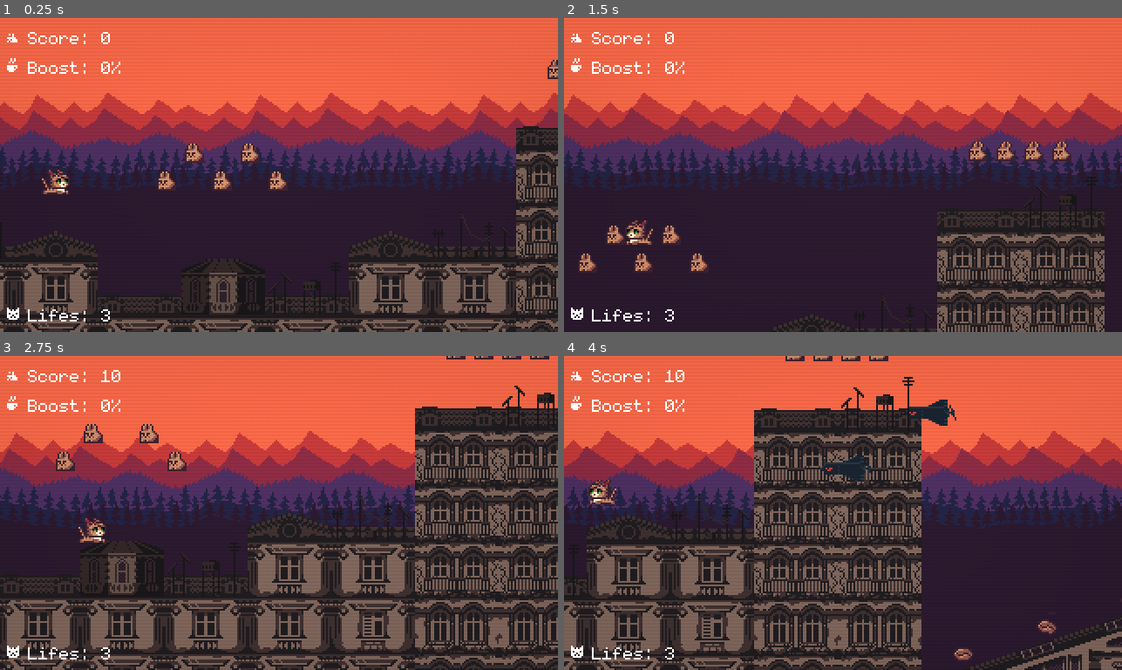
Above: before the commit, frames 1-4 (two rows, left to right).
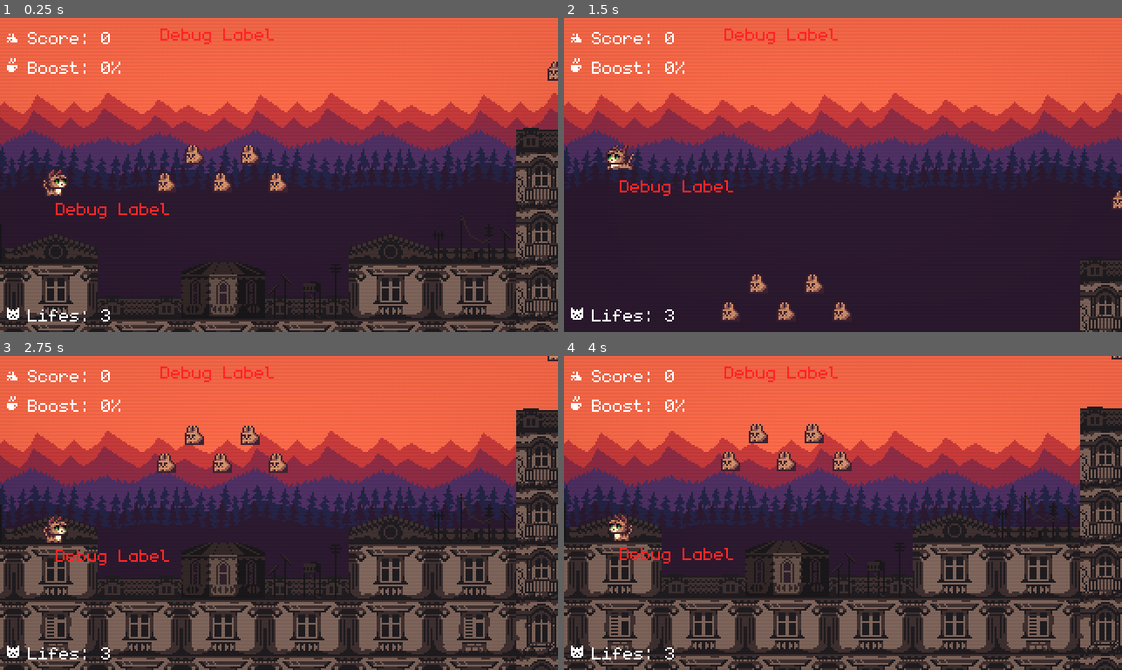
Above: after the commit, the same moments.

Repository: darkgraycat/marcy-runner-gd
Game: Godot game, scene res://autoload/main.tscn
Same seed, same stepped clock (60 frames per second), same inputs: the game is played once before the commit and once after it.
Inputs:
- Up to frame 1 (0.25 s): no input
- Up to frame 2 (1.5 s): tap Enter (debug_action) at 0.5 s; hold W (move_right) 0.53-1.28 s; hold Space (jump) 0.53-1.28 s; hold Q (move_left) from 1.28 s (still down); tap Space (jump) at 1.35 s
- Up to frame 3 (2.75 s): tap Space (jump) at 1.52, 1.82 s; release Q (move_left) at 2.03 s; hold W (move_right) from 2.03 s (still down); hold Space (jump) from 2.03 s (still down)
- Up to frame 4 (4 s): release Space (jump) at 2.78 s; tap Space (jump) at 2.85, 3.02, 3.32 s; release W (move_right) at 3.53 s; hold Q (move_left) from 3.53 s (still down); hold Space (jump) from 3.53 s (still down)

The runs differ from the first frame. In frame 1, 10% of the frame differs, in the area x 0-100%, y 3-100%; in frame 2, 16%; in frame 3, 44%, in the area x 0-100%, y 0-100%; in frame 4, 43%.

Commit message:
: continue simplification

Diff:
--- a/autoload/events.gd
+++ b/autoload/events.gd
@@ -2,8 +2,8 @@
 extends Node
 
 # System events
-signal debug_message(message: String, channel: int)
-func emit_debug_message(message: String, channel: int = 0) -> void: debug_message.emit(message, channel)
+signal global_event(message: String, tag: String)
+func emit(message: String, tag: String = "default") -> void: global_event.emit(message, tag)
 
 # Player events
 signal player_attr_updated(key: String, value: float)
@@ -20,17 +20,6 @@
 func emit_update_ui() -> void: update_ui.emit()
 
 
-
-
-
-
-
-
-
-
-
-
-
 # TODO: deprecate
 signal effects_updated(status_effect_component: StatusEffectComponent)
 # TODO: deprecate
--- a/autoload/global.gd
+++ b/autoload/global.gd
@@ -18,7 +18,7 @@
 const GROUP_NAME_ITEMS: StringName = "Items"
 const GROUP_NAME_ENEMIES: StringName = "Enemies"
 
-var DEBUG: bool = false
+var DEBUG: bool = true
 
 
 func _unhandled_input(event: InputEvent) -> void:
--- /dev/null
+++ b/components/attributes.gd
@@ -0,0 +1,37 @@
+class_name Attributes extends Node
+
+signal changed(key: String, value: float)
+signal switched(key: String, value: bool)
+
+@export var attributes: AttributesResource
+
+func _ready() -> void:
+	assert(attributes, "AttributesResource is not defined")
+	attributes._init()
+
+func getv(key: String) -> float:
+	return attributes.values[key]
+
+func setv(key: String, value: float) -> void:
+	attributes.values[key] = value
+	changed.emit(key, value)
+
+func addv(key: String, value: float) -> void:
+	setv(key, attributes.values[key] + value)
+
+func geti(key: String) -> int:
+	return int(attributes.values[key])
+
+func seti(key: String, value: int) -> void:
+	attributes.values[key] = float(value)
+	changed.emit(key, value)
+
+func addi(key: String, value: int) -> void:
+	seti(key, int(attributes.values[key] + value))
+
+func enabled(key: String) -> bool:
+	return getv(key) > 0
+
+func switch(key: String, value: bool) -> void:
+	attributes.values[key] = 1 if value else 0
+	switched.emit(key, value)
--- /dev/null
+++ b/components/attributes.resource.gd
@@ -0,0 +1,10 @@
+@abstract
+class_name AttributesResource extends Resource
+
+var values: Dictionary[String, float]
+
+func _init() -> void:
+	values = get_attributes()
+
+@abstract
+func get_attributes() -> Dictionary[String, float]
--- a/components/c_attributes.resource/attr.player.resource.gd
+++ b/components/c_attributes.resource/attr.player.resource.gd
@@ -1,21 +1,23 @@
-class_name AttrPlayer extends CAttributesResource
+class_name AttrPlayer extends AttributesResource
 
 const Key = {
 	Health = "Health",
-	Invincible = "Invincible",
 	Acceleration = "Acceleration",
 	MoveVelocity = "MoveVelocity",
 	JumpVelocity = "JumpVelocity",
-	JumpsAmount = "JumpsAmount"
+	JumpsAmount = "JumpsAmount",
+	Invincible = "Invincible",
+	BodyWeight = "BodyWeight",
 }
 
 @export var attributes: Dictionary[String, float] = {
-	Key.Health: 9.0,
+	Key.Health: 9,
 	Key.Acceleration: 5.0,
-	Key.MoveVelocity: 100.0,
-	Key.JumpVelocity: 250.0,
+	Key.MoveVelocity: 100,
+	Key.JumpVelocity: 250,
 	Key.JumpsAmount: 1,
-	Key.Invincible: 1
+	Key.Invincible: 0,
+	Key.BodyWeight: 1.25,
 }
 
 func get_attributes() -> Dictionary[String, float]: return attributes
--- a/components/c_gravity.gd
+++ b/components/c_gravity.gd
@@ -1,21 +1,32 @@
 class_name CGravity extends Node
 
 @export var body: CharacterBody2D
-@export var weight: float = 1.0:
-	set(v): weight = v; gravity_force = v * Globals.GRAVITY
+@export var weight := 1.0:
+	set(v): weight = v; _gravity_force = v * Globals.GRAVITY
 
-var gravity_force: float
+var _gravity_force := 0.0
+var _is_running := false
 
 
 func _ready() -> void:
 	assert(body, "CharacterBody2D is not defined")
-	gravity_force = weight * Globals.GRAVITY
+	_gravity_force = weight * Globals.GRAVITY
+
 
 
 func apply_gravity(delta: float) -> void:
 	if !body.is_on_floor():
-		body.velocity.y += gravity_force * delta
+		body.velocity.y += _gravity_force * delta
 
 
 func is_falling() -> bool:
 	return  !body.is_on_floor() && body.velocity.y > 0
+
+
+func _update_velocity() -> void:
+	_is_running = true
+	while body.velocity.y > 0 && !body.is_on_floor():
+		body.velocity.y += _gravity_force * get_physics_process_delta_time()
+		await get_tree().physics_frame
+
+	_is_running = false
--- a/components/c_jumping.gd
+++ b/components/c_jumping.gd
@@ -1,7 +1,7 @@
 class_name CJumping extends Node
 
 @export var body: CharacterBody2D
-@export var jumps_max: int = 1
+@export var jumps_max: int = 10
 @export var jump_force: float = 250.0
 
 var is_jumping: bool = false
@@ -13,10 +13,15 @@
 
 func jump() -> bool:
 	if is_jumping || jumps_left <= 0: return false
-	body.velocity.y = -jump_force
+	body.velocity.y = -jump_force * 5
 	jumps_left -= 1
 	is_jumping = true
 	return is_jumping
 
 func stop() -> void:
+	is_jumping = false
+
+	if body.velocity.y < 0:
+		body.velocity.y /= 2
+
 	pass
--- /dev/null
+++ b/components/gravity.gd
@@ -0,0 +1,22 @@
+class_name Gravity extends Node
+
+signal landed()
+
+@export var body: CharacterBody2D
+@export var weight := 1.0:
+	set(v): weight = v; gravity_force = v * Globals.GRAVITY
+
+var gravity_force := 0.0
+var is_on_ground := false
+
+func _ready() -> void:
+	assert(body, "CharacterBody2D is not defined")
+	gravity_force = weight * Globals.GRAVITY
+
+func _physics_process(delta: float) -> void:
+	if body.is_on_floor():
+		if !is_on_ground: landed.emit()
+		is_on_ground = true
+	else:
+		body.velocity.y += gravity_force * delta
+		is_on_ground = false
--- /dev/null
+++ b/components/health.gd
@@ -0,0 +1,21 @@
+class_name Health extends Node
+
+signal died()
+signal changed(amount: float, health: float)
+
+@export var maximum_health := 10.0
+
+var current_health := 3.0
+
+func _ready() -> void:
+	current_health = maximum_health
+
+func damage(amount: float) -> void:
+	current_health = max(current_health - amount, 0)
+	changed.emit(amount, current_health)
+	if current_health <= 0:
+		died.emit()
+
+func heal(amount: float) -> void:
+	current_health = min(current_health + amount, maximum_health)
+	changed.emit(amount, current_health)
--- a/components/health/health.component.gd
+++ b/components/health/health.component.gd
@@ -17,7 +17,7 @@
 
 
 func _process(_delta: float) -> void:
-	Events.emit_debug_message("INV_TIME: %s" % ceil(get_invincibility_time_sec()), 999)
+	pass
 
 
 func set_health(value: float) -> void:
--- /dev/null
+++ b/components/jumping.gd
@@ -0,0 +1,27 @@
+class_name Jumping extends Node
+
+@export var body: CharacterBody2D
+@export var maximum_jumps := 1
+@export var target_force := 250.0
+
+var jump_in_progress := false
+var jumps_remaining := 1
+
+func _ready() -> void:
+	assert(body, "CharacterBody2D is not defined")
+
+func jump() -> void:
+	if jumps_remaining > 0:
+		body.velocity.y = -target_force
+		jumps_remaining -= 1
+		jump_in_progress = true
+
+func stop() -> void:
+	if jump_in_progress && body.velocity.y < 0:
+		body.velocity.y /= 2
+		jump_in_progress = false
+
+func _physics_process(_delta: float) -> void:
+	if body.is_on_floor():
+		jumps_remaining = maximum_jumps
+		jump_in_progress = false
--- /dev/null
+++ b/components/movement.gd
@@ -0,0 +1,23 @@
+class_name Movement extends Node
+
+@export var body: CharacterBody2D
+@export var acceleration := 5.0
+@export var target_speed := 100.0
+
+var target_velocity := 0.0
+
+func _ready() -> void:
+	assert(body, "CharacterBody2D is not defined")
+
+func move(direction: float) -> void:
+	target_velocity = direction * target_speed
+
+func stop() -> void:
+	move(0.0)
+
+func _physics_process(delta: float) -> void:
+	body.velocity.x = lerp(
+		body.velocity.x,
+		target_velocity,
+		1.0 - exp(-acceleration * delta)
+	)
--- a/scenes/entities/enemy/drone.enemy.tscn
+++ b/scenes/entities/enemy/drone.enemy.tscn
@@ -126,4 +126,4 @@
 shape = SubResource("RectangleShape2D_y7108")
 
 [node name="DebugLabel" parent="." instance=ExtResource("6_5pdap")]
-channel = 13
+tag_postfix = "enemy_drone"
--- a/scenes/entities/player/player.gd
+++ b/scenes/entities/player/player.gd
@@ -5,14 +5,12 @@
 @onready var sprite_2d: Sprite2D = $Sprite2D
 @onready var animation_player: AnimationPlayer = $AnimationPlayer
 @onready var collision_shape_2d: CollisionShape2D = $CollisionShape2D
-@onready var health_component: HealthComponent = $HealthComponent
-@onready var jumping_component: JumpingComponent = $JumpingComponent
-@onready var status_effect_component: StatusEffectComponent = $StatusEffectComponent
 
-@onready var c_attributes: CAttributes = $Components/CAttributes
-@onready var c_velocity: CVelocity = $Components/CVelocity
-@onready var c_jumping: CJumping = $Components/CJumping
-@onready var c_gravity: CGravity = $Components/CGravity
+@onready var movement: Movement = $Components/Movement
+@onready var jumping: Jumping = $Components/Jumping
+@onready var gravity: Gravity = $Components/Gravity
+@onready var health: Health = $Components/Health
+@onready var attributes: Attributes = $Components/Attributes
 
 enum State {Idle, Move, Jump, Die, Oiia}
 const RAINBOW_MATERIAL = preload("res://scenes/entities/player/rainbow_material.tres")
@@ -25,49 +23,47 @@
 
 
 func _ready() -> void:
-	c_velocity.target_speed = c_attributes.getv(AttrPlayer.Key.MoveVelocity)
-	c_velocity.acceleration = c_attributes.getv(AttrPlayer.Key.Acceleration)
-	c_jumping.jump_force = c_attributes.getv(AttrPlayer.Key.JumpVelocity)
-	c_jumping.jumps_max = c_attributes.geti(AttrPlayer.Key.JumpsAmount)
+	movement.target_speed = attributes.getv(AttrPlayer.Key.MoveVelocity)
+	movement.acceleration = attributes.getv(AttrPlayer.Key.Acceleration)
+	gravity.weight = attributes.getv(AttrPlayer.Key.BodyWeight)
+	health.maximum_health = attributes.getv(AttrPlayer.Key.Health)
+	jumping.target_force = attributes.getv(AttrPlayer.Key.JumpVelocity)
+	jumping.maximum_jumps = attributes.geti(AttrPlayer.Key.JumpsAmount)
+	gravity.landed.connect(func() -> void:
+		print("Landed")
+		animation_player.play(&"idle")
+	)
 
-	jumping_component.target_force = c_attributes.getv(AttrPlayer.Key.JumpVelocity)
-
-	health_component.health = c_attributes.getv(AttrPlayer.Key.Health)
-
-	health_component.died.connect(func() -> void:
+	health.died.connect(func() -> void:
 		die.call_deferred())
-	health_component.health_changed.connect(func(health: float) -> void:
-		c_attributes.setv(AttrPlayer.Key.Health, health)
+	health.changed.connect(func(health: float) -> void:
+		attributes.setv(AttrPlayer.Key.Health, health)
 		Events.emit_player_attr_updated(AttrPlayer.Key.Health, health))
 
-	c_attributes.changed.connect(Events.emit_player_attr_updated)
+	attributes.changed.connect(Events.emit_player_attr_updated)
 
-	c_controller.jump_started.connect(c_jumping.jump)
-	c_controller.jump_stopped.connect(c_jumping.stop)
-	c_controller.move_started.connect(c_velocity.move)
-	c_controller.move_stopped.connect(c_velocity.stop)
+	c_controller.jump_started.connect(func() -> void:
+		jumping.jump()
+		if is_on_floor(): animation_player.play(&"jump"))
 
-	# to deprecate
-	status_effect_component.status_effect_applied.connect(_on_status_effect_component_status_effect_changed.bind(true))
-	status_effect_component.status_effect_destroyed.connect(_on_status_effect_component_status_effect_changed.bind(false))
+	c_controller.jump_stopped.connect(func() -> void:
+		jumping.stop()
+		if !is_on_floor():
+			# TODO: add fall animation
+			animation_player.play(&"jump"))
+
+	c_controller.move_started.connect(func(direction: float) -> void:
+		movement.move(direction)
+		sprite_2d.flip_h = direction < 0
+		if is_on_floor(): animation_player.play(&"walk"))
+
+	c_controller.move_stopped.connect(func() -> void:
+		movement.stop()
+		if is_on_floor(): animation_player.play(&"idle"))
 
 
-func _physics_process(delta: float) -> void:
-	# input_move = 1 # NOTE: make player always run
-	# movement_component.direction = input_move
-	# movement.direction = input_move
-	# movement.accelerate(input_move, delta).move()
-	c_gravity.apply_gravity(delta)
-
-	jumping_component.jumping = input_jump
-
+func _physics_process(_delta: float) -> void:
 	move_and_slide()
-
-	if input_move:
-		sprite_2d.flip_h = input_move < 0
-
-	state = next_state()
-	Events.emit_debug_message("Xvel %.1f" % velocity.x)
 
 
 func set_state(new_state: State) -> void:
@@ -86,7 +82,8 @@
 		return State.Oiia
 	if !is_on_floor():
 		return State.Jump
-	elif abs(c_velocity._target_velocity) > 0.5:
+	#elif abs(c_velocity._target_velocity) > 0.5:
+	elif abs(movement.target_velocity) > 0.5:
 		return State.Move
 	else:
 		return State.Idle
@@ -102,7 +99,8 @@
 func die() -> void:
 	set_physics_process(false)
 	# movement_component.set_physics_process(false)
-	c_velocity.set_physics_process(false)
+	# c_velocity.set_physics_process(false)
+	movement.set_physics_process(false)
 
 	collision_shape_2d.disabled = true
 	animation_player.play("die")
@@ -114,11 +112,12 @@
 	global_position = spawn_point
 	set_physics_process(true)
 	# movement_component.set_physics_process(true)
-	c_velocity.set_physics_process(true)
+	#c_velocity.set_physics_process(true)
+	movement.set_physics_process(false)
 	collision_shape_2d.disabled = false
 	velocity = Vector2.ZERO
 	state = State.Idle
-	status_effect_component.destroy_all_status_effects()
+	#status_effect_component.destroy_all_status_effects()
 	animation_player.play("RESET")
 	Events.emit_player_spawned(spawn_point)
 
@@ -134,4 +133,4 @@
 func _on_status_effect_component_status_effect_changed(status_effect: StatusEffectResource, is_applied: bool) -> void:
 	match status_effect.name:
 		"Oiia": state = State.Oiia if is_applied else State.Idle
-	Events.emit_effects_updated(status_effect_component)
+	#Events.emit_effects_updated(status_effect_component)
--- a/scenes/entities/player/player.tscn
+++ b/scenes/entities/player/player.tscn
@@ -1,25 +1,24 @@
-[gd_scene load_steps=22 format=3 uid="uid://7i1o65gxgnqa"]
+[gd_scene load_steps=20 format=3 uid="uid://7i1o65gxgnqa"]
 
 [ext_resource type="Script" uid="uid://bume0mbttyflh" path="res://scenes/entities/player/player.gd" id="1_0v5uu"]
 [ext_resource type="Texture2D" uid="uid://syrf6g8dkf6e" path="res://assets/sprites/player.png" id="1_ag6t7"]
-[ext_resource type="Script" uid="uid://xypka0y55jpc" path="res://components/c_velocity.gd" id="2_7wli1"]
-[ext_resource type="Script" uid="uid://h2mdqe3frm8p" path="res://components/c_attributes.resource/attr.player.resource.gd" id="3_7wli1"]
-[ext_resource type="Script" uid="uid://d1lxjscjl0323" path="res://components/status_effect/status_effect.component.gd" id="3_bjvvg"]
-[ext_resource type="Script" uid="uid://dy6qhmjt4pmha" path="res://components/c_jumping.gd" id="4_7wli1"]
-[ext_resource type="Script" uid="uid://b34u6dd7dmw05" path="res://components/health/health.component.gd" id="4_8akj5"]
 [ext_resource type="PackedScene" uid="uid://bnssyl4v6wjh8" path="res://scenes/ui/debug_label.tscn" id="5_bjvvg"]
-[ext_resource type="Script" uid="uid://hlc5ax0yoigb" path="res://components/jumping/jumping.component.gd" id="6_1murt"]
-[ext_resource type="Script" uid="uid://c1ylr1hjdc3j" path="res://components/c_attributes.gd" id="8_7wli1"]
-[ext_resource type="Script" uid="uid://2ijufwrafa3" path="res://components/c_gravity.gd" id="8_ovg4i"]
+[ext_resource type="Script" uid="uid://c7o8ufu43hivi" path="res://components/gravity.gd" id="6_7wli1"]
+[ext_resource type="Script" uid="uid://bv604fxhqw8o1" path="res://components/attributes.gd" id="6_ovg4i"]
+[ext_resource type="Script" uid="uid://h2mdqe3frm8p" path="res://components/c_attributes.resource/attr.player.resource.gd" id="7_7wli1"]
+[ext_resource type="Script" uid="uid://ducc4yyfp47p0" path="res://components/movement.gd" id="7_j0oqr"]
+[ext_resource type="Script" uid="uid://nkvpec60fwby" path="res://components/health.gd" id="7_xy2vv"]
+[ext_resource type="Script" uid="uid://bm1h5vp83em0t" path="res://components/jumping.gd" id="8_xy2vv"]
 
 [sub_resource type="Resource" id="Resource_j0oqr"]
-script = ExtResource("3_7wli1")
+script = ExtResource("7_7wli1")
 attributes = Dictionary[String, float]({
 "Acceleration": 5.0,
-"Health": 5.0,
-"Invincible": 1.0,
+"BodyWeight": 1.25,
+"Health": 9.0,
+"Invincible": 0.0,
 "JumpVelocity": 250.0,
-"JumpsAmount": 1.0,
+"JumpsAmount": 2.0,
 "MoveVelocity": 150.0
 })
 metadata/_custom_type_script = "uid://h2mdqe3frm8p"
@@ -214,42 +213,26 @@
 
 [node name="Components" type="Node" parent="."]
 
-[node name="CAttributes" type="Node" parent="Components"]
-script = ExtResource("8_7wli1")
-data = SubResource("Resource_j0oqr")
-metadata/_custom_type_script = "uid://c1ylr1hjdc3j"
-
-[node name="CVelocity" type="Node" parent="Components" node_paths=PackedStringArray("body")]
-script = ExtResource("2_7wli1")
+[node name="Attributes" type="Node" parent="Components"]
+script = ExtResource("6_ovg4i")
+attributes = SubResource("Resource_j0oqr")
+metadata/_custom_type_script = "uid://bv604fxhqw8o1"
+
+[node name="Movement" type="Node" parent="Components" node_paths=PackedStringArray("body")]
+script = ExtResource("7_j0oqr")
 body = NodePath("../..")
 
-[node name="CJumping" type="Node" parent="Components" node_paths=PackedStringArray("body")]
-script = ExtResource("4_7wli1")
+[node name="Jumping" type="Node" parent="Components" node_paths=PackedStringArray("body")]
+script = ExtResource("8_xy2vv")
 body = NodePath("../..")
-metadata/_custom_type_script = "uid://dy6qhmjt4pmha"
-
-[node name="CGravity" type="Node" parent="Components" node_paths=PackedStringArray("body")]
-script = ExtResource("8_ovg4i")
+metadata/_custom_type_script = "uid://bm1h5vp83em0t"
+
+[node name="Gravity" type="Node" parent="Components" node_paths=PackedStringArray("body")]
+script = ExtResource("6_7wli1")
 body = NodePath("../..")
-weight = 1.25
-
-[node name="StatusEffectComponent" type="Node" parent="." node_paths=PackedStringArray("components", "parent")]
-script = ExtResource("3_bjvvg")
-components = [NodePath("../HealthComponent"), NodePath("../JumpingComponent")]
-parent = NodePath("..")
-metadata/_custom_type_script = "uid://d1lxjscjl0323"
-
-[node name="JumpingComponent" type="Node" parent="." node_paths=PackedStringArray("parent")]
-script = ExtResource("6_1murt")
-parent = NodePath("..")
-metadata/_custom_type_script = "uid://hlc5ax0yoigb"
-
-[node name="HealthComponent" type="Node" parent="." node_paths=PackedStringArray("parent")]
-script = ExtResource("4_8akj5")
-max_health = 9.0
-damage_interval_sec = 3.0
-parent = NodePath("..")
-metadata/_custom_type_script = "uid://b34u6dd7dmw05"
+
+[node name="Health" type="Node" parent="Components"]
+script = ExtResource("7_xy2vv")
 
 [node name="Sprite2D" type="Sprite2D" parent="."]
 position = Vector2(0, -8)
@@ -270,4 +253,4 @@
 [node name="DebugLabel" parent="." instance=ExtResource("5_bjvvg")]
 offset_right = 66.0
 offset_bottom = 13.0
-channel = 1
+tag_postfix = "player"
--- a/scenes/level/level.gd
+++ b/scenes/level/level.gd
@@ -24,9 +24,6 @@
 
 func _physics_process(_delta: float) -> void:
 	if (player):
-		player.input_move = Input.get_axis("move_left", "move_right")
-		player.input_jump = Input.is_action_pressed("jump")
-
 		if player.global_position.y > Globals.VIEWPORT_HEIGHT + Globals.TILE_SIZE:
 			player.die()
 
--- a/scenes/ui/debug_label.gd
+++ b/scenes/ui/debug_label.gd
@@ -1,13 +1,11 @@
 class_name DebugLabel extends Label
 
-@export var channel: int = 0
-
+@export var tag_postfix: String
 
 func _ready() -> void:
 	if !Globals.DEBUG: hide()
-	Events.debug_message.connect(_on_debug_message)
+	Events.global_event.connect(_on_global_event)
 
-
-func _on_debug_message(message: String, ch: int) -> void:
-	if ch != 0 and ch != channel: return
+func _on_global_event(message: String, tag: String) -> void:
+	if tag != "debug_" + tag_postfix: return
 	text = message
Not shown, added: components/attributes.gd.uid
Not shown, added: components/attributes.resource.gd.uid
Not shown, added: components/gravity.gd.uid
Not shown, added: components/health.gd.uid
Not shown, added: components/jumping.gd.uid
Not shown, added: components/movement.gd.uid
